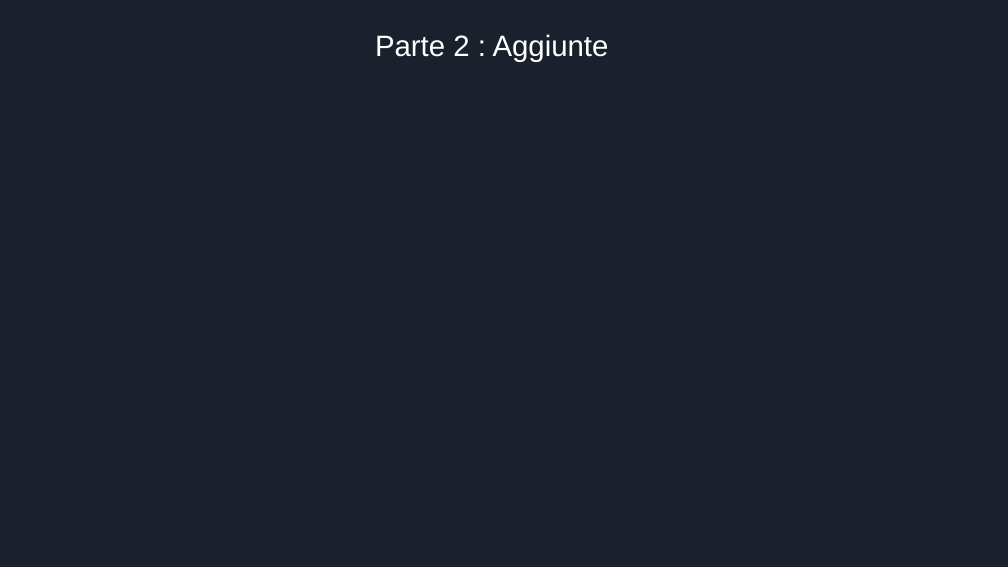
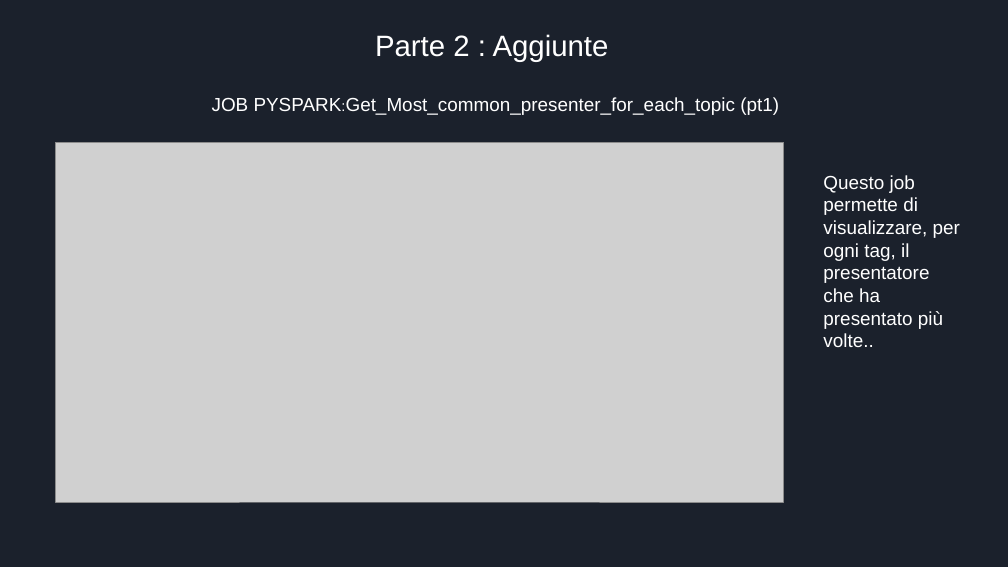
Before and after one commit to Gabriele-Mazzoleni/Progetti_Tec_Cloud_Mobile_2024, a slide deck: slide 2 of Parte 5/Presentazione TedxTok(parte 5).pptx. Drawn at 1008x567 pixels with LibreOffice and Linux fonts; fonts in the diff are those of the drawing; grey boxes stand for pictures. Boxes give left, top, right and bottom in pixels: in the first picture for what was removed or moved away, otherwise in the second. Text is boxed around its words. In the diff, an @@ line names an element or a change of style, - is before the commit and + after.

```diff
--- a/Parte 5/Presentazione TedxTok(parte 5).pptx
+++ b/Parte 5/Presentazione TedxTok(parte 5).pptx
@@ text added at box(212, 97, 779, 115), 18 pt, text #FFFFFF @@
+JOB PYSPARK:Get_Most_common_presenter_for_each_topic (pt1)
@@ picture added at box(56, 142, 784, 502) @@
@@ text added at box(823, 175, 960, 347), 18 pt, text #FFFFFF @@
+Questo job permette di visualizzare, per ogni tag, il presentatore che ha presentato più volte..
```
Also in this commit, not shown: 2 other slides changed, 7 slides added, 8 slides removed.
